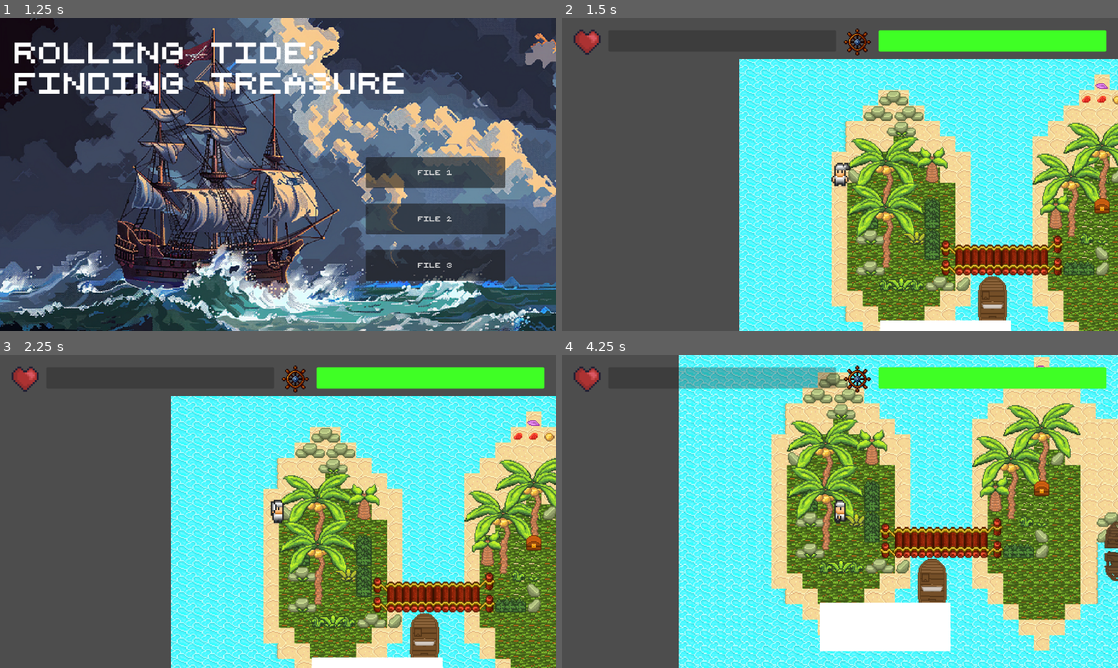
Above: before the commit, frames 1-4 (two rows, left to right).
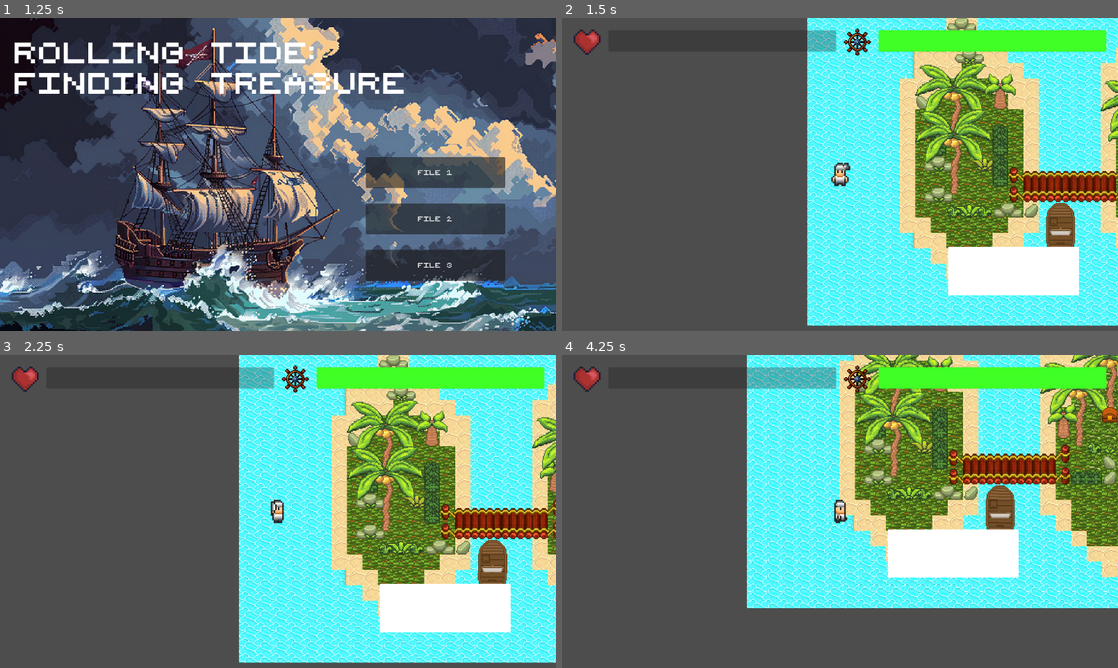
Above: after the commit, the same moments.

Repository: hucu314/RTRF
Game: Godot game, scene res://Scenes/title_screen.tscn
Same seed, same stepped clock (60 frames per second), same inputs: the game is played once before the commit and once after it.
Inputs (mouse positions are in pixels of both pictures, inside the frame that each line leads up to):
- Up to frame 1 (1.25 s): click "START" at 0.5 s
- Up to frame 2 (1.5 s): click "FILE 1" at 1.25 s
- Up to frame 3 (2.25 s): move the mouse to (400, 495) at 2.02 s; hold D (right) from 2.03 s (still down); click (400, 495) at 2.1 s
- Up to frame 4 (4.25 s): move the mouse to (728, 527) at 2.77 s; release D (right) at 2.78 s; hold S (down) 2.78-3.53 s; tap E (interact) at 2.85 s; move the mouse to (895, 442) at 3.52 s; hold D (right) from 3.53 s (still down); tap F (switch) at 3.6 s

Frame 1 is identical in both runs. In frame 2, 58% of the frame differs, in the area x 31-100%, y 0-100%; in frame 3, 59%; in frame 4, 71%, in the area x 21-100%, y 0-100%.

Commit message:
titlescreen and save data completed
Finished a saving and loading system and the beginnings of a title screen

Diff:
--- a/Scenes/game.tscn
+++ b/Scenes/game.tscn
@@ -37,6 +37,7 @@
 scale = Vector2(2, 2)
 
 [node name="loading" type="ColorRect" parent="camera"]
+visible = false
 anchors_preset = 8
 anchor_left = 0.5
 anchor_top = 0.5
--- a/Scenes/game_menu.tscn
+++ b/Scenes/game_menu.tscn
@@ -22,13 +22,23 @@
 [node name="Continue" type="Button" parent="."]
 layout_mode = 0
 offset_left = 431.4
-offset_top = 364.0
+offset_top = 308.0
 offset_right = 720.4
-offset_bottom = 428.0
+offset_bottom = 372.0
 theme_override_fonts/font = ExtResource("1_o8sg3")
 text = "Continue"
 
+[node name="Load" type="Button" parent="."]
+layout_mode = 0
+offset_left = 431.4
+offset_top = 404.0
+offset_right = 720.4
+offset_bottom = 468.0
+theme_override_fonts/font = ExtResource("1_o8sg3")
+text = "LOAD"
+
 [node name="SaveAndLeave" type="Button" parent="."]
+layout_mode = 0
 offset_left = 431.4
 offset_top = 500.0
 offset_right = 720.4
@@ -36,5 +46,9 @@
 theme_override_fonts/font = ExtResource("1_o8sg3")
 text = "Save & Quit"
 
+[node name="Timer" type="Timer" parent="."]
+
 [connection signal="pressed" from="Continue" to="." method="_on_continue_pressed"]
+[connection signal="pressed" from="Load" to="." method="_on_load_pressed"]
 [connection signal="pressed" from="SaveAndLeave" to="." method="_on_save_and_leave_pressed"]
+[connection signal="timeout" from="Timer" to="." method="_on_timer_timeout"]
--- a/Scripts/game.gd
+++ b/Scripts/game.gd
@@ -24,7 +24,6 @@
 
 func load_game():
 	print('loading')
-	timer.start(2)
 	if variables.saveNum == 1:
 		var err = config1.load("res://savegame1.cfg")
 		if err == OK:
@@ -46,12 +45,12 @@
 			player.position.y = config3.get_value("player","y")
 			ship.position.x = config3.get_value("ship","x")
 			ship.position.y = config3.get_value("ship","y")
-
-	loading.visible = false
+	timer.start(400)
 	print('works')
 	pass
 
 func save_game():
+	print('saving')
 	if variables.saveNum == 1:
 		config1.set_value('player','x',round(player.position.x))
 		config1.set_value('player','y',round(player.position.y))
--- a/Scripts/game_menu.gd
+++ b/Scripts/game_menu.gd
@@ -1,6 +1,7 @@
 extends Control
 signal saveGame
 @onready var timer = $"../loading/Timer"
+@onready var loadTimer = $Timer
 
 func _on_save_and_leave_pressed():
 	get_tree().change_scene_to_file("res://Scenes/title_screen.tscn")
@@ -15,5 +16,11 @@
 
 
 func _on_timer_timeout():
-	emit_signal("saveGame")
 	pass # Replace with function body.
+
+
+func _on_load_pressed():
+	emit_signal('saveGame')
+	variables.loadScreen = true
+	get_tree().change_scene_to_file("res://Scenes/title_screen.tscn")
+	pass # Replace with function body.
--- a/Scripts/game_variables.gd
+++ b/Scripts/game_variables.gd
@@ -6,3 +6,5 @@
 var inMenu = false
 var load = false
 var saveNum = 0
+var loadScreen = false
+var titleScreen = true
--- a/Scripts/title_screen.gd
+++ b/Scripts/title_screen.gd
@@ -11,15 +11,36 @@
 func _ready() -> void:
 	pass # Replace with function body.
 
+func _process(delta):
+	if variables.titleScreen == true:
+		print('titleScreen')
+		var start = get_tree().get_nodes_in_group("startscreen")
+		for x in start:
+			x.visible = true
+		var load = get_tree().get_nodes_in_group("loadscreen")
+		for x in load:
+			x.visible = false
+	elif variables.loadScreen == true:
+		print('change')
+		var start = get_tree().get_nodes_in_group("startscreen")
+		for x in start:
+			x.visible = false
+		var load = get_tree().get_nodes_in_group("loadscreen")
+		for x in load:
+			x.visible = true
+
 
 func _on_start_pressed() -> void:
-	var start = get_tree().get_nodes_in_group("startscreen")
-	for x in start:
-		x.visible = false
-	var load = get_tree().get_nodes_in_group("loadscreen")
-	for x in load:
-		x.visible = true
-		print()
+	variables.loadScreen = true
+	variables.titleScreen = false
+	print('start')
+	#var start = get_tree().get_nodes_in_group("startscreen")
+	#for x in start:
+	#	x.visible = false
+	#var load = get_tree().get_nodes_in_group("loadscreen")
+	#for x in load:
+	#	x.visible = true
+	#	print()
 	#variables.load = true
 	#get_tree().change_scene_to_file("res://Scenes/game.tscn")
 	pass # Replace with function body.
--- a/project.godot
+++ b/project.godot
@@ -80,6 +80,13 @@
 ]
 }
 
+[layer_names]
+
+2d_render/layer_1="Environment"
+2d_render/layer_2="Player"
+2d_render/layer_3="Interactions"
+2d_render/layer_9="Props"
+
 [rendering]
 
 textures/canvas_textures/default_texture_filter=0
--- a/savegame1.cfg
+++ b/savegame1.cfg
@@ -1,7 +1,7 @@
 [player]
 
-x=-303.0
-y=-209.0
+x=-444.0
+y=-57.0
 
 [ship]
 
--- a/savegame2.cfg
+++ b/savegame2.cfg
@@ -1,7 +1,7 @@
 [player]
 
-x=-98.0
-y=316.0
+x=-18.0
+y=254.0
 
 [ship]
 
Not shown: 1 places in Scenes/game.tscn that only renumber resources
